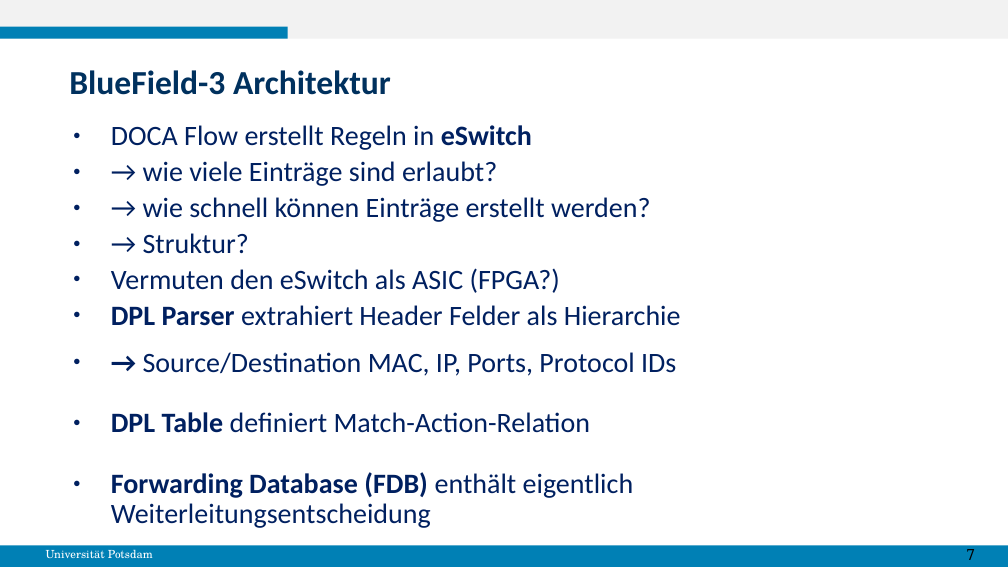
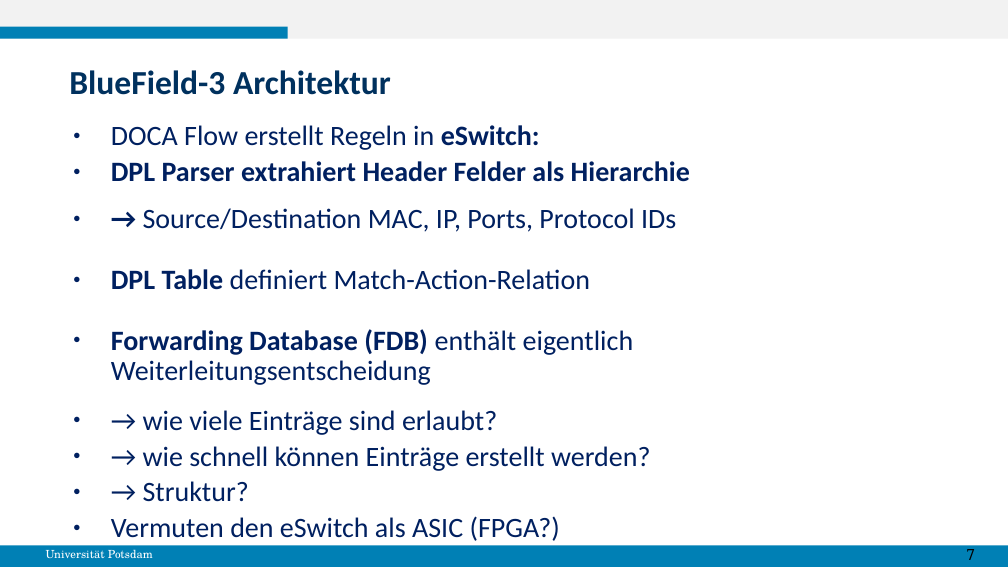
Before and after one commit to gespel/XenoFlow, a slide deck: slide 8 of docs/MasterPraktikumBericht.odp. Drawn at 1008x567 pixels with LibreOffice and Linux fonts; fonts in the diff are those of the drawing. Boxes give left, top, right and bottom in pixels: in the first picture for what was removed or moved away, otherwise in the second. Text is boxed around its words. In the diff, an @@ line names an element or a change of style, - is before the commit and + after.

Commit message:
bla

```diff
--- a/docs/MasterPraktikumBericht.odp
+++ b/docs/MasterPraktikumBericht.odp
@@ text at box(111, 125, 690, 385): text changed @@
-● DOCA Flow erstellt Regeln in eSwitch
+● DOCA Flow erstellt Regeln in eSwitch:
+● DPL Parser extrahiert Header Felder als Hierarchie
+● → Source/Destination MAC, IP, Ports, Protocol IDs
+● DPL Table definiert Match-Action-Relation
+● Forwarding Database (FDB) enthält eigentlich Weiterleitungsentscheidung
@@ text at box(111, 305, 681, 528): paragraphs removed @@
-● DPL Parser extrahiert Header Felder als Hierarchie
-● → Source/Destination MAC, IP, Ports, Protocol IDs
-● DPL Table definiert Match-Action-Relation
-● Forwarding Database (FDB) enthält eigentlich Weiterleitungsentscheidung
```
Also in this commit, not shown: 6 other slides changed.
